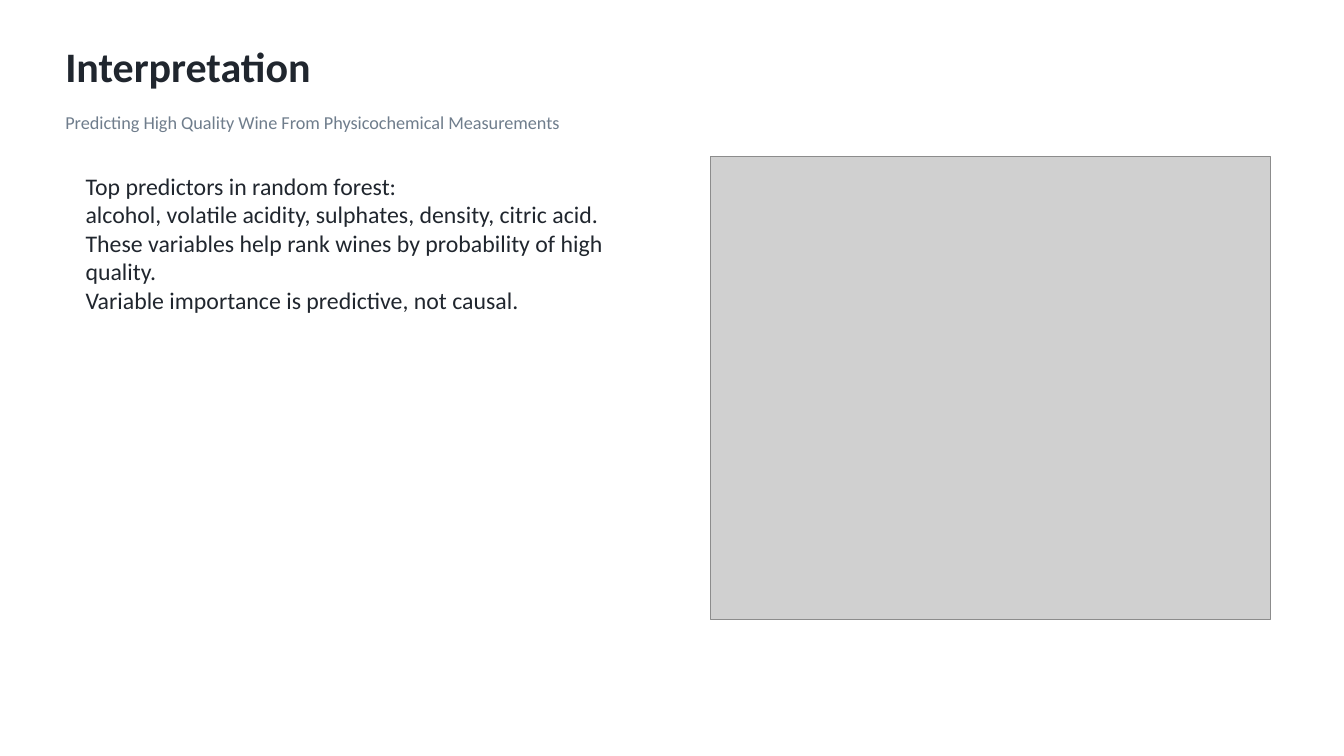
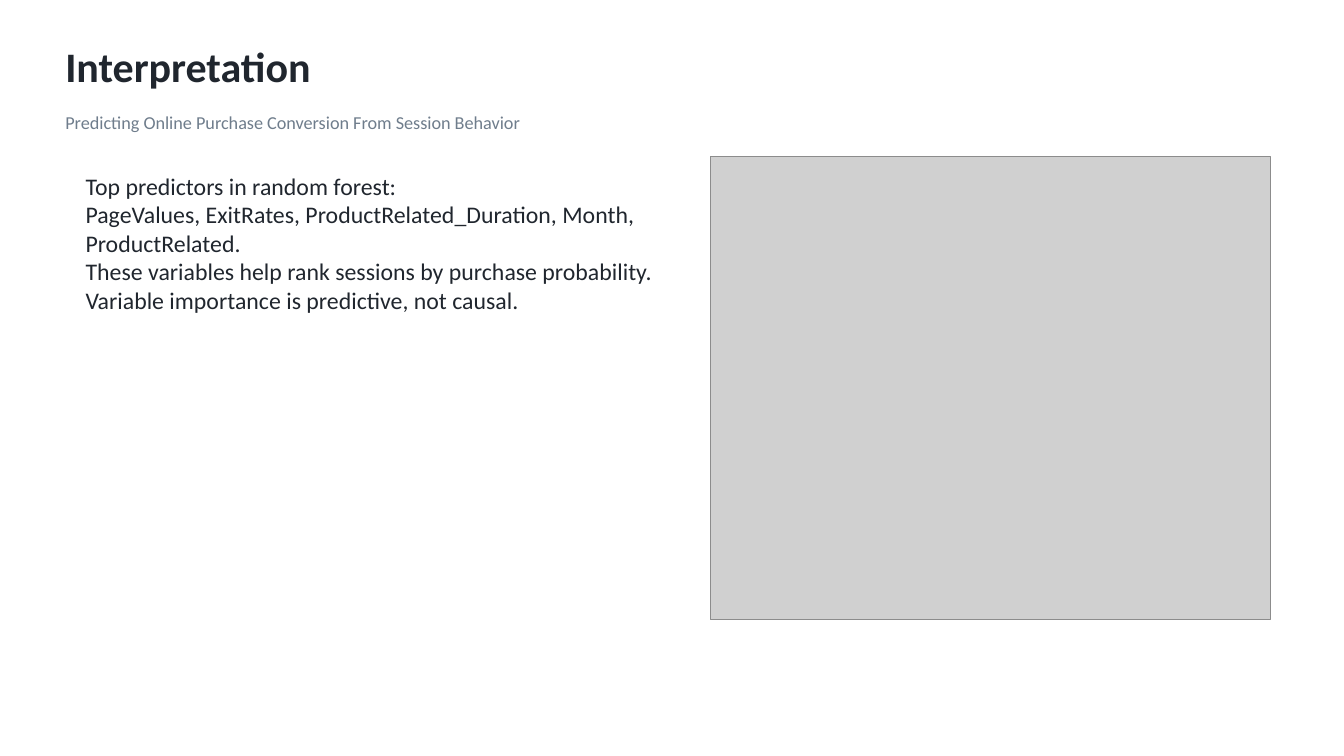
Before and after one commit to nikitarogers333/ads-predictive-modeling-final, a slide deck: slide 12 of Video_Presentation_Slides-Team1.pptx. Drawn at 1344x756 pixels with LibreOffice and Linux fonts; fonts in the diff are those of the drawing; grey boxes stand for pictures. Boxes give left, top, right and bottom in pixels: in the first picture for what was removed or moved away, otherwise in the second. Text is boxed around its words. In the diff, an @@ line names an element or a change of style, - is before the commit and + after.

Commit message:
Replace wine dataset with online shoppers conversion project

```diff
--- a/Video_Presentation_Slides-Team1.pptx
+++ b/Video_Presentation_Slides-Team1.pptx
@@ text at box(65, 116, 520, 132): text changed @@
-Predicting High Quality Wine From Physicochemical Measurements
+Predicting Online Purchase Conversion From Session Behavior
@@ text at box(86, 206, 651, 284): text changed @@
-alcohol, volatile acidity, sulphates, density, citric acid.
-These variables help rank wines by probability of high quality.
+PageValues, ExitRates, ProductRelated_Duration, Month, ProductRelated.
+These variables help rank sessions by purchase probability.
```
Also in this commit, not shown: 13 other slides changed, 38 other files.
